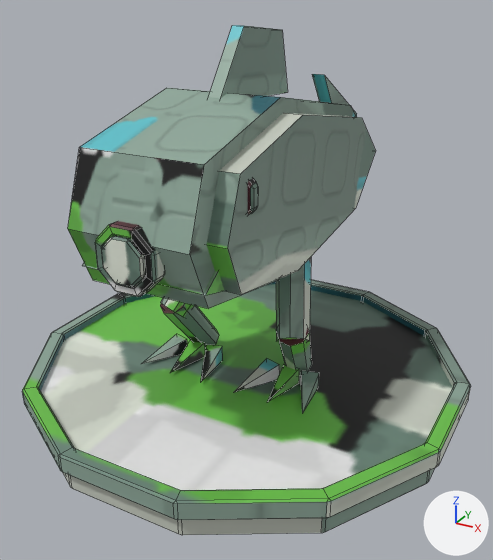
Two versions of the FBX model assets/models/art/boss5/WalkingFish.fbx, one commit apart.
Camera for both pictures: a camera (50 mm lens) standing at (2.07, -3.76, 2.76) and looking at (0.0, -0.01, 0.88). Lighting does not change. The marker at lower right points along +X, +Y and +Z. The first picture is the older version. Mesh edges are drawn as thin lines.

Objects in the first picture: 'Art_WalkingFish_Body', 'Art_WalkingFish_Fin', 'Art_WalkingFish_LegL', 'Art_WalkingFish_LegR', 'Art_WalkingFish_Stand', 'Art_WalkingFish_Tail'.
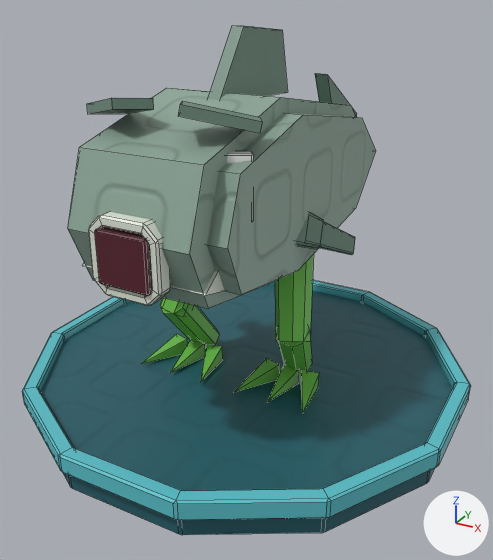
Location of each change, [x1, y1, x2, y2] in pixels of the pictures (493 x 560 px):
'Art_WalkingFish_Tail', reshaped: before [312, 74, 357, 117]; after [315, 73, 357, 117]
part 1 of me_art_walkingfish_legr, surface changed: [141, 298, 223, 381] in both
part 3 of me_art_walkingfish_stand, surface changed: [22, 280, 470, 535] in both
part 4 of me_art_walkingfish_legl, surface changed: [234, 257, 319, 413] in both
part 5 of me_art_walkingfish_body, rebuilt (20% wider, 23% taller): before [95, 221, 164, 297]; after [88, 212, 171, 306]
part 6 of me_art_walkingfish_body, rebuilt (26% wider, 30% taller): before [101, 235, 146, 287]; after [95, 227, 152, 295]
part 7 of me_art_walkingfish_body, added: after [227, 150, 254, 163]
part 8 of me_art_walkingfish_body, added (green): after [296, 212, 324, 249]
part 9 of me_art_walkingfish_body, added (green): after [319, 221, 355, 255]
part 10 of me_art_walkingfish_body, deleted: before [248, 178, 258, 215]
part 11 of me_art_walkingfish_body, added (green): after [87, 98, 263, 133]
part 12 of me_art_walkingfish_body, surface changed: [68, 91, 376, 309] in both

What changed in the scene script:
```text
Change me_art_walkingfish_stand:
    where me_art_walkingfish_stand.from_pydata(...)  # 216 vertices, 194 faces; spans x -1.5..1.5, y -1.5..1.5, z 0.0..0.28
    me_art_walkingfish_stand part 3: texture (UV) coordinates of 194 of 194 faces, centred in x -1.5..1.5, y -1.5..1.5, z 0.0..0.28, changed; they spanned u 0.0..0.94, v 0.0..0.93 and now span u 0.0..0.85, v 0.27..0.83
Change me_art_walkingfish_legr:
    remove me_art_walkingfish_legr.from_pydata(...)  # 47 vertices, 35 faces; spans x -0.332..0.172, y -0.52..0.09, z -0.86..0.075
    add me_art_walkingfish_legr.from_pydata(...)  # 47 vertices, 35 faces; spans x -0.332..0.172, y -0.52..0.109, z -0.86..0.311
    me_art_walkingfish_legr part 1: texture (UV) coordinates of 35 of 35 faces, centred in x -0.296..0.136, y -0.326..0.0, z -0.847..0.0, changed; they spanned u 0.0..0.97, v 0.0..1.0 and now span u 0.03..0.99, v 0.08..0.97
    edits to the shape of me_art_walkingfish_legr do not show in these pictures
Change me_art_walkingfish_tail:
    verts and faces of me_art_walkingfish_tail; kept vertices keep their numbers, new ones are numbered from 10
    remove me_art_walkingfish_tail.from_pydata(...)  # 10 vertices, 9 faces; spans x -0.05..0.05, y -0.05..0.7, z -0.55..0.55
    add me_art_walkingfish_tail.from_pydata(...)  # 26 vertices, 19 faces; spans x -0.21..0.21, y -0.3..0.7, z -0.55..0.55
    me_art_walkingfish_tail part 2
    add for i in [0, 2, 5, 7]: verts[i] += (0.0, 0.05, 0.0)
    add verts[1] = (-0.05, 0.27, 0.0)  # moved
    add verts[6] = (0.05, 0.27, 0.0)  # moved
    other edits to the shape of me_art_walkingfish_tail do not show in these pictures
Change me_art_walkingfish_body:
    remove me_art_walkingfish_body.from_pydata(...)  # 238 vertices, 184 faces; spans x -0.53..0.53, y -1.4..1.1, z -0.45..0.65
    add me_art_walkingfish_body.from_pydata(...)  # 268 vertices, 208 faces; spans x -0.76..0.76, y -1.4..1.1, z -0.45..0.7
    me_art_walkingfish_body part 5: the loose piece of 84 vertices spanning x -0.18..0.18, y -1.38..-1.28, z -0.23..0.13 is rebuilt with 90 vertices and now spans x -0.22..0.22, y -1.38..-1.28, z -0.27..0.17
    me_art_walkingfish_body part 6: the loose piece of 48 vertices spanning x -0.13..0.13, y -1.4..-1.3, z -0.18..0.08 is rebuilt with 24 vertices and now spans x -0.16..0.16, y -1.4..-1.3, z -0.2..0.1
    me_art_walkingfish_body part 7: a new loose piece of 16 vertices spanning x 0.17..0.5, y -1.1..-0.84, z 0.1..0.46, in mat_art_walkingfish
    me_art_walkingfish_body part 8: a new loose piece of 16 vertices spanning x 0.31..0.61, y -0.51..-0.15, z -0.24..0.06, in mat_art_walkingfish
    me_art_walkingfish_body part 9: a new loose piece of 16 vertices spanning x 0.47..0.76, y -0.35..-0.04, z -0.31..-0.06, in mat_art_walkingfish
    me_art_walkingfish_body part 10: the loose piece of 28 vertices spanning x 0.24..0.53, y -1.0..-0.93, z 0.11..0.39 is deleted
    me_art_walkingfish_body part 11: 16 vertices added at x -0.54..0.54, y -1.13..-0.74, z 0.55..0.7
    me_art_walkingfish_body part 12: 26 kept faces spanning x -0.5..0.5, y -1.35..1.1, z -0.45..0.65 get new texture (UV) coordinates
    other edits to the shape of me_art_walkingfish_body do not show in these pictures
Change me_art_walkingfish_legl:
    remove me_art_walkingfish_legl.from_pydata(...)  # 47 vertices, 35 faces; spans x -0.172..0.332, y -0.52..0.09, z -0.86..0.075
    add me_art_walkingfish_legl.from_pydata(...)  # 47 vertices, 35 faces; spans x -0.172..0.332, y -0.52..0.109, z -0.86..0.311
    me_art_walkingfish_legl part 4: texture (UV) coordinates of 35 of 35 faces, centred in x -0.136..0.296, y -0.326..0.0, z -0.847..0.0, changed; they spanned u 0.02..0.97, v 0.0..1.0 and now span u 0.0..0.99, v 0.0..0.97
    edits to the shape of me_art_walkingfish_legl do not show in these pictures
```
